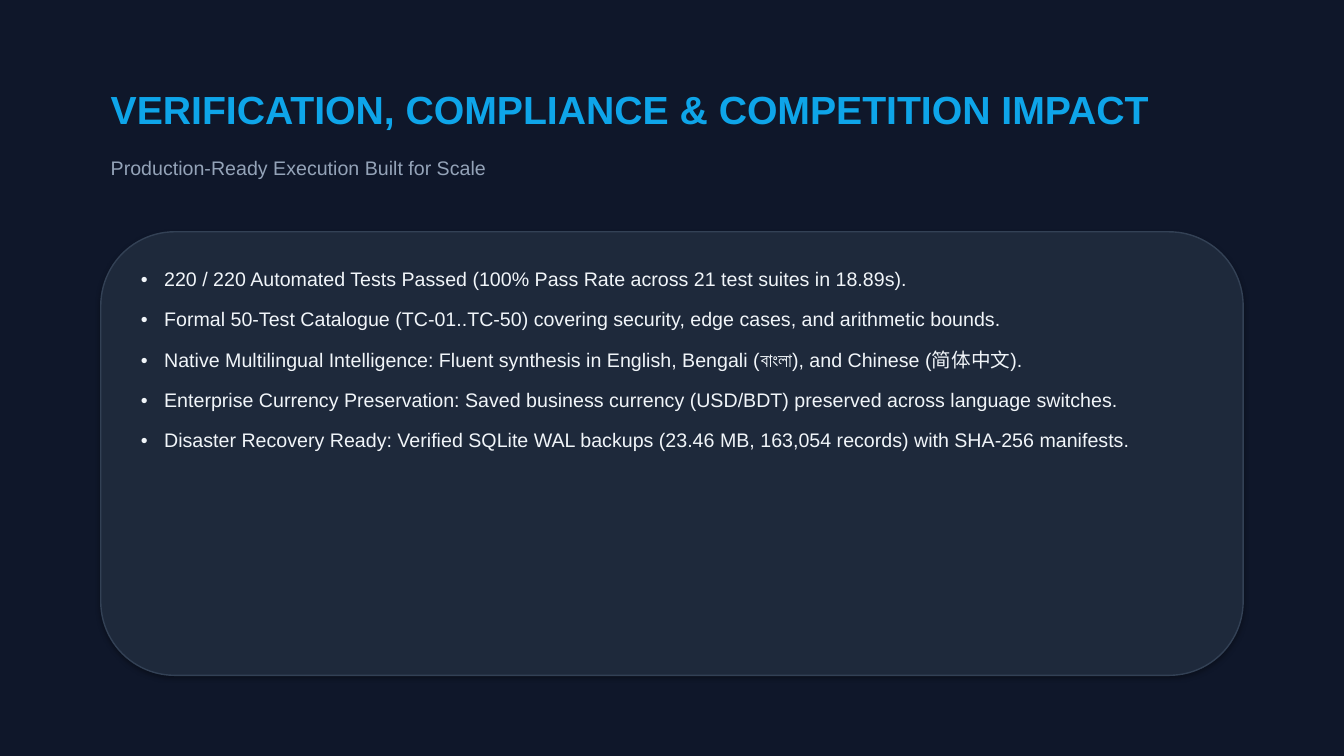
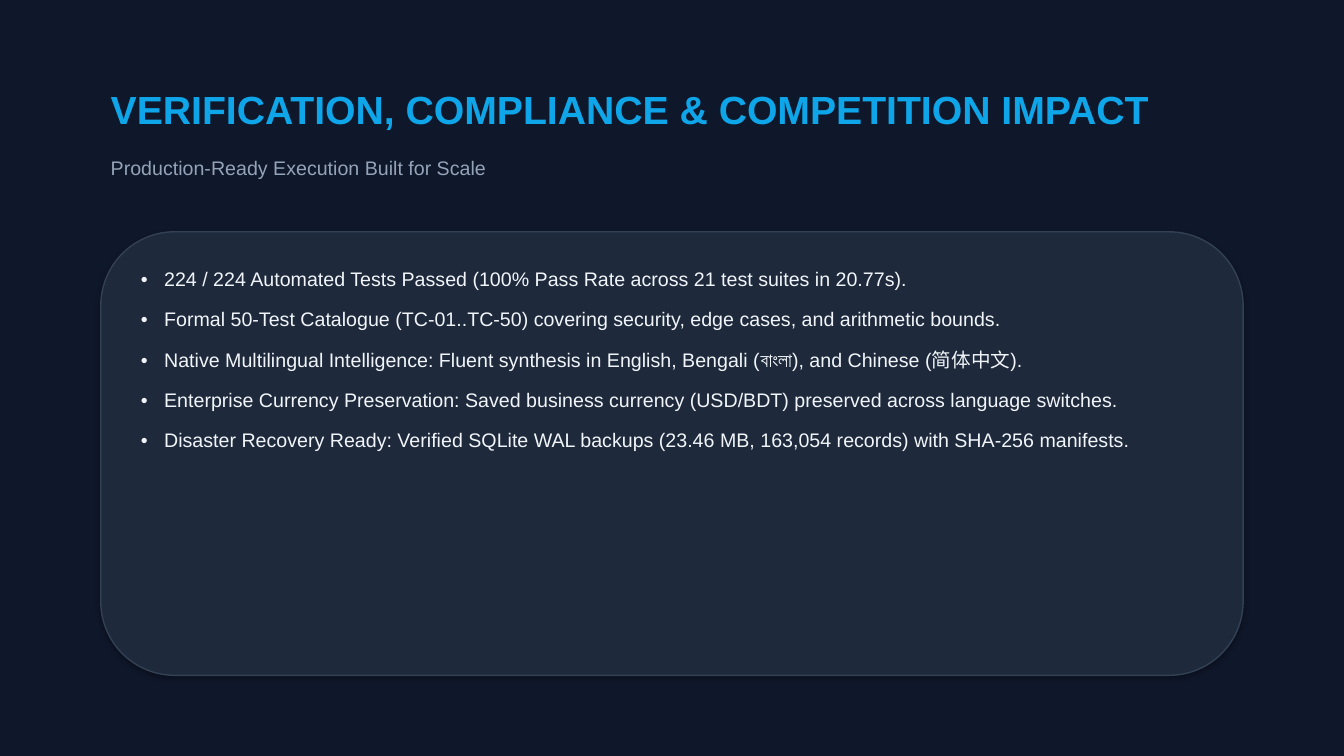
Before and after one commit to ashik123-a1/Finova-Finpilot, a slide deck: slide 6 of submission/presentation.pptx. Drawn at 1344x756 pixels with LibreOffice and Linux fonts; fonts in the diff are those of the drawing. Boxes give left, top, right and bottom in pixels: in the first picture for what was removed or moved away, otherwise in the second. Text is boxed around its words. In the diff, an @@ line names an element or a change of style, - is before the commit and + after.

Commit message:
docs: reconcile automated test count to verified 224 across documentation and submission artifacts

```diff
--- a/submission/presentation.pptx
+++ b/submission/presentation.pptx
@@ text at [164,271,907,290]: text changed @@
-• 220 / 220 Automated Tests Passed (100% Pass Rate across 21 test suites in 18.89s).
+• 224 / 224 Automated Tests Passed (100% Pass Rate across 21 test suites in 20.77s).
```
Also in this commit, not shown: 1 other slide changed, 12 other files.
